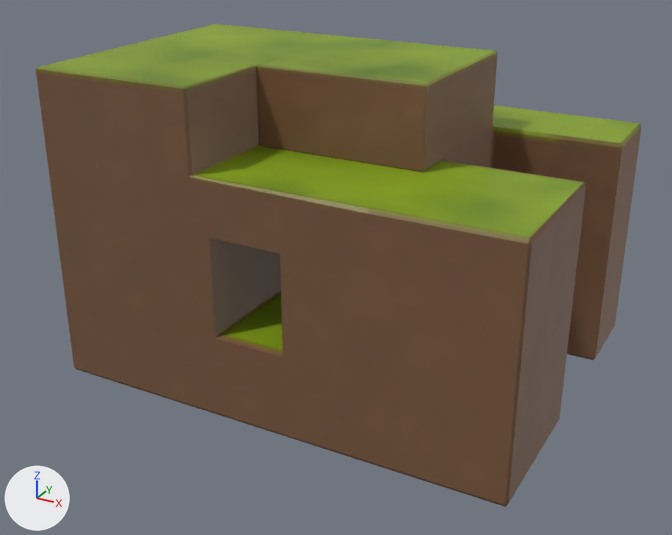
The FBX model VideojuegoWeb/Assets/Mundos/MundoOvejas/Models/Nivel 3/terrainDrch.fbx, before and after one commit.
Camera for both pictures: a 50 mm lens placed at (23.75, -28.4, 7.34), pointed at (12.05, -7.14, -3.29). The lights are fixed; the arrows at lower left show +X, +Y and +Z. Where no turn or scale is listed for an object, it has been applied to the vertices.
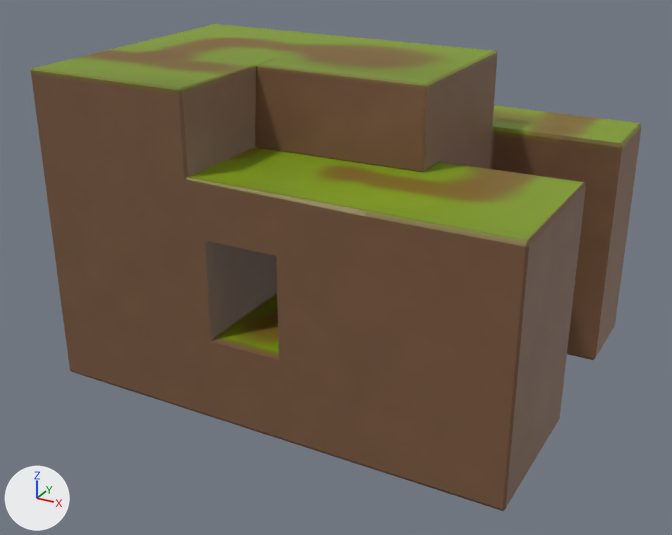
Where the change shows, as pixel boxes [x1, y1, x2, y2] in the pictures (672 x 535 px; the box of a moved part takes in the faces that stretch with it):
'Cube.038', surface changed, reshaped (green to yellow): before [35, 24, 641, 507]; after [30, 24, 641, 511]
part 1 of me_cube_042, moved or reshaped: before [183, 52, 586, 253]; after [178, 52, 586, 256]
part 2 of me_cube_042, moved or reshaped: before [189, 180, 586, 507]; after [184, 180, 586, 511]
part 3 of me_cube_042, moved or reshaped: before [35, 42, 279, 177]; after [30, 42, 279, 179]
part 4 of me_cube_042, moved or reshaped: before [46, 150, 207, 411]; after [41, 151, 203, 414]

What changed in the scene script:
```text
Add img_terraindrchv2_base_png:
    img_terraindrchv2_base_png = load_image('TerrainDrchV2_base.png', '../../Materials/Textures/Level3/TerrainDrchV2_base.png', 2048, 2048, 'sRGB')
Change mat_terraindrch_bake:
    mat_terraindrch_bake.texture: img_terraindrch_base_png -> img_terraindrchv2_base_png
Change me_cube_042:
    used by ob_cube_038; location = (12.3, -8.99, -1.45)
    remove me_cube_042.from_pydata(...)  # 139 vertices, 155 faces; spans x -6.67..6.53, y -2.37..7.84, z -4.82..3.96
    add me_cube_042.from_pydata(...)  # 139 vertices, 155 faces; spans x -6.67..6.53, y -2.54..7.84, z -4.82..3.96
    me_cube_042 part 1: 22 of the vertices in x -1.97..6.53, y -2.37..1.87, z 0.27..3.96 are moved by (0.0, -0.17, 0.0)
    me_cube_042 part 2: 13 of the vertices in x -1.9..6.53, y -2.37..-2.21, z -4.82..-2.39 are moved by (0.0, -0.17, 0.0)
    me_cube_042 part 3: 5 of the vertices in x -6.67..-6.6, y -2.37..-2.3, z 1.81..3.96 are moved by (0.0, -0.17, 0.0)
    me_cube_042 part 4: 3 of the vertices in x -6.67..-6.6, y -2.37..-2.3, z -4.82..-4.72 are moved by (0.0, -0.17, 0.0)
```
